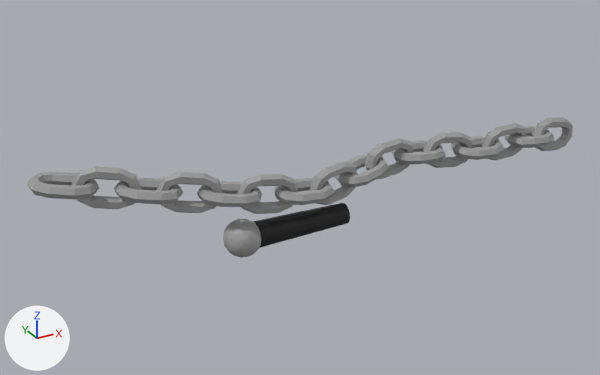
Before and after pictures for a commit that changed the FBX model Blender/Characters/RonAlkonso/RonAlkonso_Special1.fbx.
Rendered twice from a 50 mm lens placed at (-23.3, -30.7, 19.4), pointed at (-5.0, 2.5, 2.8). The lights are fixed; the arrows at lower left show +X, +Y and +Z. Where no turn or scale is listed for an object, it has been applied to the vertices.

Objects in the first picture: 'Base.LowPoly', 'ChainLink'.
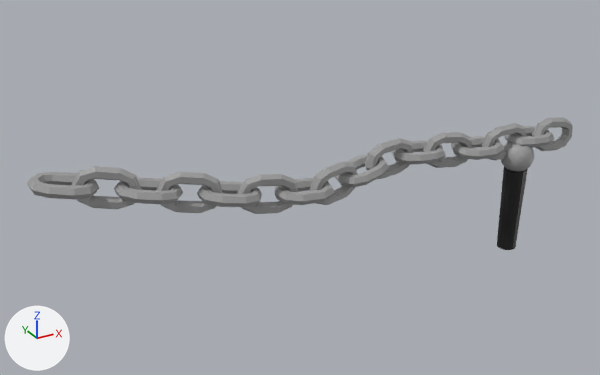
The edits, one by one:
Object 'Base.LowPoly' (ob_base_lowpoly) moves from (-4.99, 0.0, 2.14) to (6.77, 0.0, -1.32).
Object 'Base.LowPoly' (ob_base_lowpoly) turns from (0, -90, 0) to (0, 0.7, 0) degrees about x, y and z.

What differs and where, as boxes (x1, y1, x2, y2) in the pictures (600 x 375 px):
'Base.LowPoly', moved, turned
    before: (223, 203, 350, 258)
    after: (497, 142, 534, 250)
